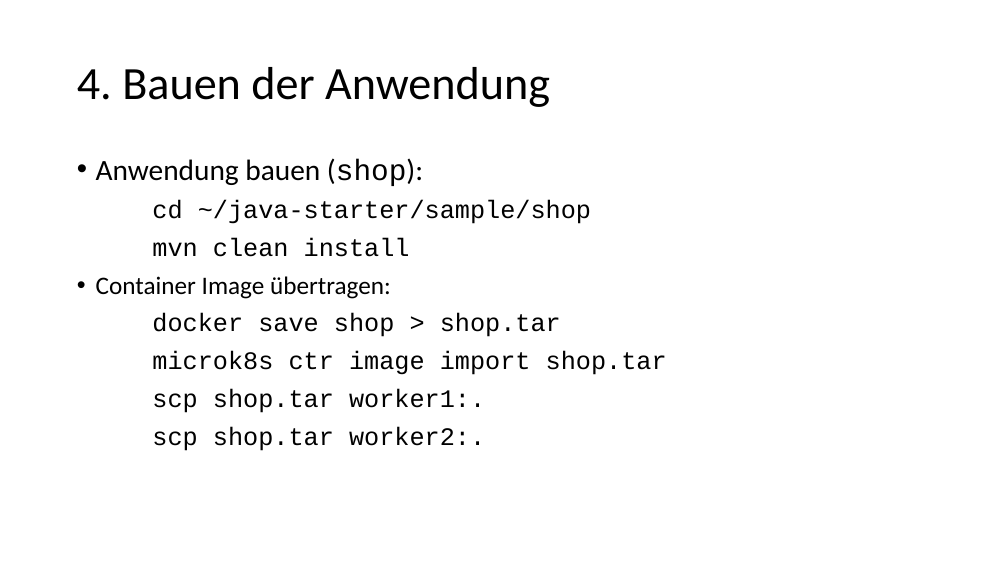
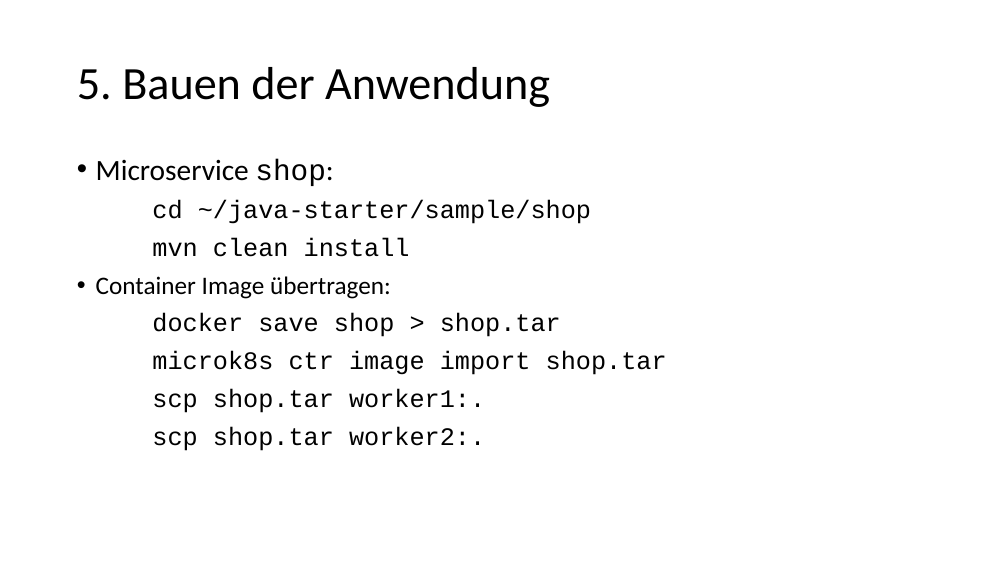
Before and after one commit to igeldo/PR4-SoSe23, a slide deck: slide 10 of sample/kubernetes/Bring your own device - Teil 2.pptx (slide 11 before the commit). Drawn at 1008x567 pixels with LibreOffice and Linux fonts; fonts in the diff are those of the drawing. Boxes give left, top, right and bottom in pixels: in the first picture for what was removed or moved away, otherwise in the second. Text is boxed around its words. In the diff, an @@ line names an element or a change of style, - is before the commit and + after.

```diff
--- a/sample/kubernetes/Bring your own device - Teil 2.pptx
+++ b/sample/kubernetes/Bring your own device - Teil 2.pptx
@@ title at [77,67,550,107]: text changed @@
-4. Bauen der Anwendung
+5. Bauen der Anwendung
@@ text at [96,159,333,186]: text changed @@
-• Anwendung bauen (shop):
+• Microservice shop:
```
Also in this commit, not shown: 9 other slides changed, 1 slide added, 3 slides removed.
